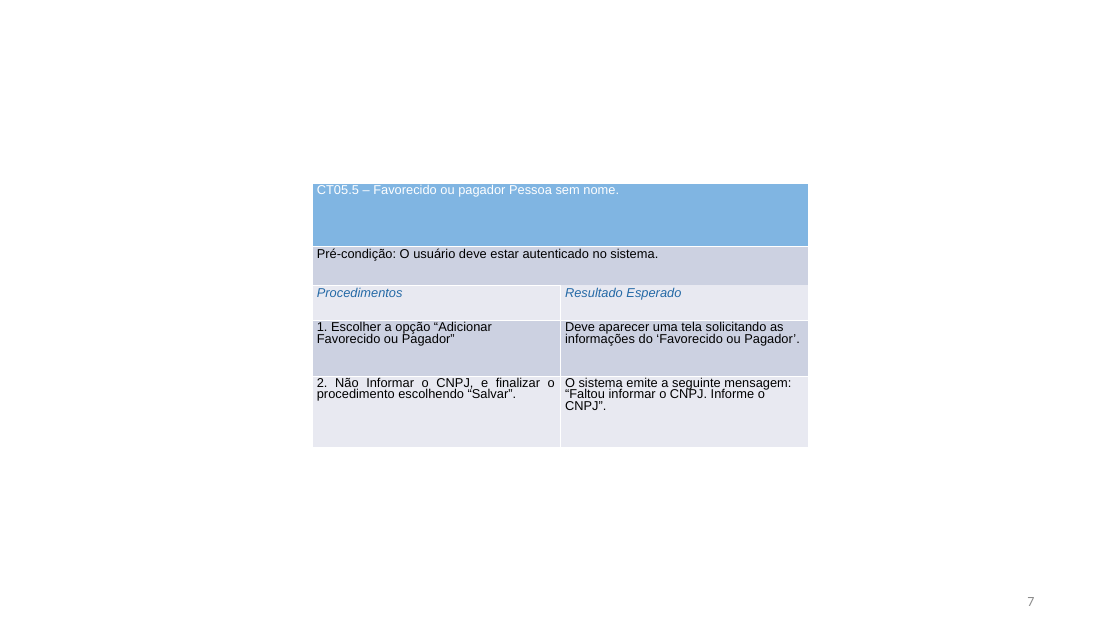
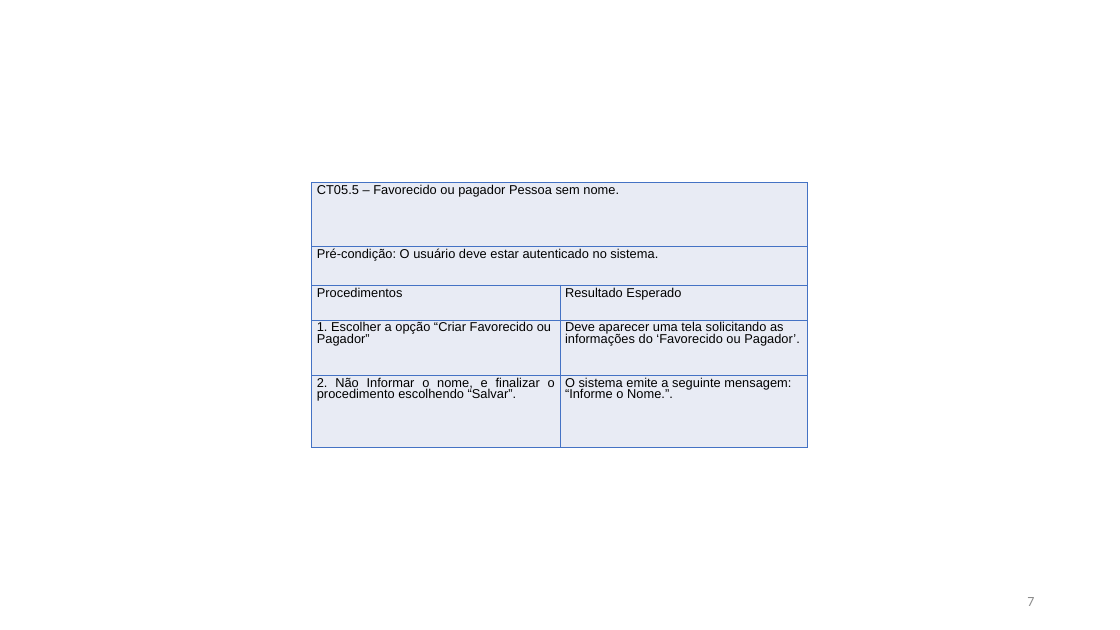
Before and after one commit to evertonschuster/GestaoFinancaPessoal, a slide deck: slide 7 of GestaoFinancaPessoal/GestaoFinancaPessoal/Documentos/Entrega-02/TestesAceitaçãoUS05.pptx. Drawn at 1120x630 pixels with LibreOffice and Linux fonts; fonts in the diff are those of the drawing. Boxes give left, top, right and bottom in pixels: in the first picture for what was removed or moved away, otherwise in the second. Text is boxed around its words. In the diff, an @@ line names an element or a change of style, - is before the commit and + after.

```diff
--- a/GestaoFinancaPessoal/GestaoFinancaPessoal/Documentos/Entrega-02/TestesAceitaçãoUS05.pptx
+++ b/GestaoFinancaPessoal/GestaoFinancaPessoal/Documentos/Entrega-02/TestesAceitaçãoUS05.pptx
@@ table at [312, 183, 807, 448] @@
-row 4, column 1: 1. Escolher a opção “Adicionar Favorecido ou Pagador”
+row 4, column 1: 1. Escolher a opção “Criar Favorecido ou Pagador”
-row 5, column 1: 2. Não Informar o CNPJ, e finalizar o procedimento escolhendo “Salvar”.
+row 5, column 1: 2. Não Informar o nome, e finalizar o procedimento escolhendo “Salvar”.
-row 5, column 2: O sistema emite a seguinte mensagem: “Faltou informar o CNPJ. Informe o CNPJ”.
+row 5, column 2: O sistema emite a seguinte mensagem: “Informe o Nome.”.
@@ fill #80B5E2 to #E9EBF5 in row 1, column 1 @@
@@ fill #CCD1E1 to #E9EBF5 in 3 cells @@
@@ fill #E8E9F1 to #E9EBF5 in 4 cells @@
@@ text colour #FFFFFF to #000000 in "CT05.5 – Favorecido ou pagador Pessoa sem ..." @@
@@ text colour #2469A6 to #000000, italic off in "Procedimentos", "Resultado Esperado" @@
@@ borders changed @@
```
Also in this commit, not shown: 14 other slides changed, 4 other files.
